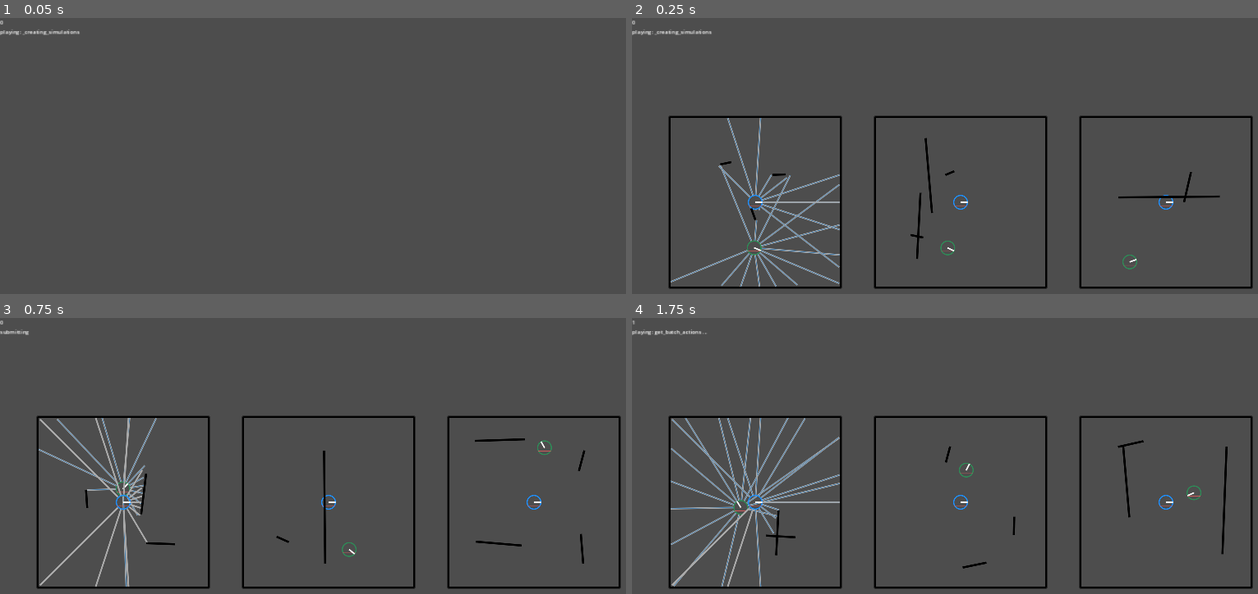
Above: before the commit, frames 1-4 (two rows, left to right).
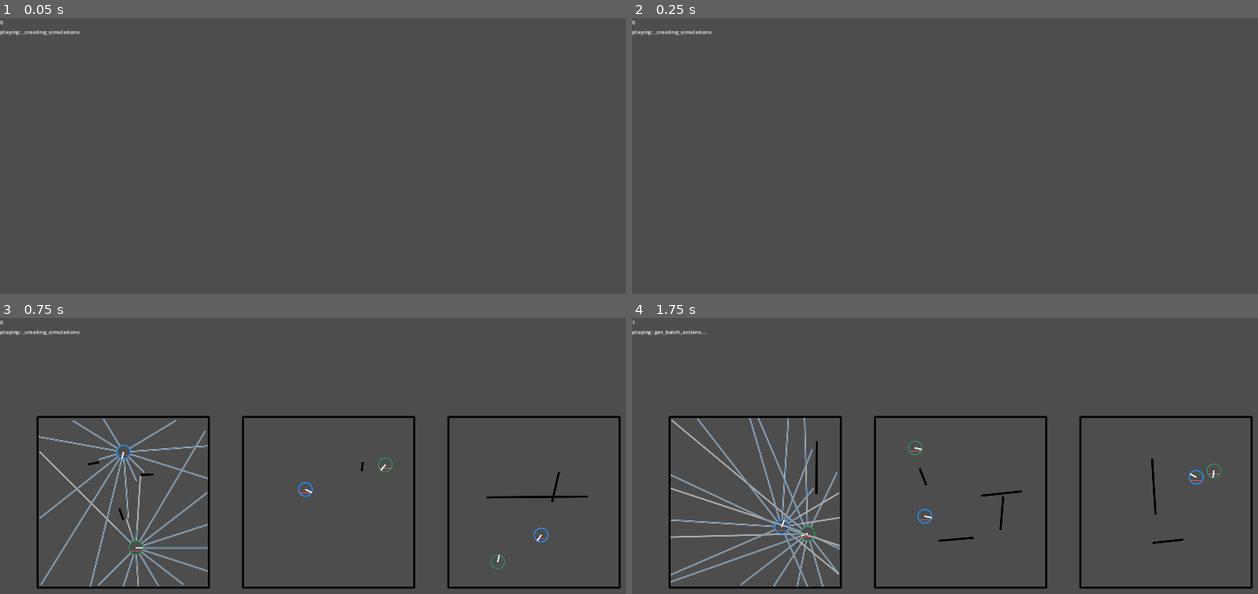
Above: after the commit, the same moments.

Repository: stokatyan/godot-ai
Game: Godot game, scene res://BattleRoyalGame/BREnv.tscn
Same seed, same stepped clock (60 frames per second), same inputs: the game is played once before the commit and once after it.
Inputs:
- Up to frame 1 (0.05 s): no input
- Up to frame 2 (0.25 s): no input
- Up to frame 3 (0.75 s): tap Enter at 0.5 s; hold D from 0.53 s (still down); tap 2 at 0.6 s
- Up to frame 4 (1.75 s): tap Space at 0.77, 1.25, 1.52 s; release D at 1.28 s; hold S from 1.28 s (still down); tap 3 at 1.35 s

Frame 1 is identical in both runs. In frame 2, 5.0% of the frame differs, in the area x 5-100%, y 35-99%; in frame 3, 4.1%; in frame 4, 5.1%, in the area x 6-96%, y 36-98%.
Error before the commit: Out of bounds get index '1' (on base: 'Array[String]') (res://BattleRoyalGame/BRSimulation.gd:212)
Error after the commit: Out of bounds get index '1' (on base: 'Array[String]') (res://BattleRoyalGame/BRSimulation.gd:219)

Commit message:
both agents are placed and displayed in a non overlapping way

Diff:
--- a/godot-ai-client/BattleRoyalGame/BREnv.gd
+++ b/godot-ai-client/BattleRoyalGame/BREnv.gd
@@ -55,12 +55,6 @@
 		action.append(0.0)
 
 		_ai_runner._initial_simulations[0].apply_action(agent_index, action, null)
-		await get_tree().physics_frame
-		await get_tree().physics_frame
-		queue_redraw()
-		if _ai_runner._initial_simulations[0].is_game_complete(0):
-			await get_tree().create_timer(0.5).timeout
-			await _ai_runner._initial_simulations[0].new_game(get_tree().physics_frame)
 		await get_tree().physics_frame
 		await get_tree().physics_frame
 		queue_redraw()
--- a/godot-ai-client/BattleRoyalGame/BRSimulation.gd
+++ b/godot-ai-client/BattleRoyalGame/BRSimulation.gd
@@ -27,6 +27,13 @@
 var _team1_layer   = 0b0001
 var _team2_layer = 0b0010
 var _wall_layer   = 0b0100
+
+func get_layer(agent_index: int):
+	var team = _agent_teams[agent_index]
+	if team == 1:
+		return _team1_layer
+	if team == 2:
+		return _team2_layer
 
 func _init():
 	_setup_physics_server()
@@ -224,7 +231,7 @@
 		PhysicsServer2D.free_rid(body)
 
 	var max_p = _map_radius * 0.75
-	var p_hero = Vector2.ZERO
+	var agent_positions: Array[Vector2] = []
 
 	var last_wall_was_vertical = false
 	for i in range(0, randi_range(1, 4)):
@@ -248,27 +255,33 @@
 		_inner_wall_bodies.append(inner_wall)
 
 	var is_done = false
-	while !is_done:
+	var agent_index = 0
+	while agent_index < _agents.size():
+		if agent_index == agent_positions.size():
+			agent_positions.append(Vector2())
 		await physics_update
-
-		p_hero = Vector2(randf_range(-max_p , max_p), randf_range(-max_p , max_p))
-
-		var t_hero = Transform2D(0, p_hero)
+		await physics_update
+
+		agent_positions[agent_index] = Vector2(randf_range(-max_p , max_p), randf_range(-max_p , max_p))
+		var position = agent_positions[agent_index]
+
+		var agent_transform = Transform2D(0, position)
 		var temp_hero_body = PhysicsServer2D.body_create()
 		var temp_hero_shape = PhysicsServer2D.circle_shape_create()
 		PhysicsServer2D.shape_set_data(temp_hero_shape, _agents[0]._radius)
 		PhysicsServer2D.body_add_shape(temp_hero_body, temp_hero_shape)
-		PhysicsServer2D.body_set_state(temp_hero_body, PhysicsServer2D.BODY_STATE_TRANSFORM, t_hero)
+		PhysicsServer2D.body_set_state(temp_hero_body, PhysicsServer2D.BODY_STATE_TRANSFORM, agent_transform)
 		PhysicsServer2D.body_set_space(temp_hero_body, _physics_space)
-		PhysicsServer2D.body_set_collision_layer(temp_hero_body, _team1_layer)
-
-		var result: Array[Vector2] = _get_collision_points(temp_hero_shape, t_hero, _agents[0]._radius * 2, _wall_layer)
+		PhysicsServer2D.body_set_collision_layer(temp_hero_body, get_layer(agent_index))
+
+		var all_layers = _team1_layer | _team2_layer | _wall_layer
+		var result: Array[Vector2] = _get_collision_points(temp_hero_shape, agent_transform, _agents[0]._radius * 2, _wall_layer)
 
 		if result.is_empty():
-			is_done = true
-			break
-
-	_agents[0].set_transform(p_hero, randf_range(-PI, PI))
+			agent_index += 1
+
+	for i in range(_agents.size()):
+		_agents[i].set_transform(agent_positions[i], randf_range(-PI, PI))
 
 	_reset_prev_actions()
 	_reset_prev_observations()
